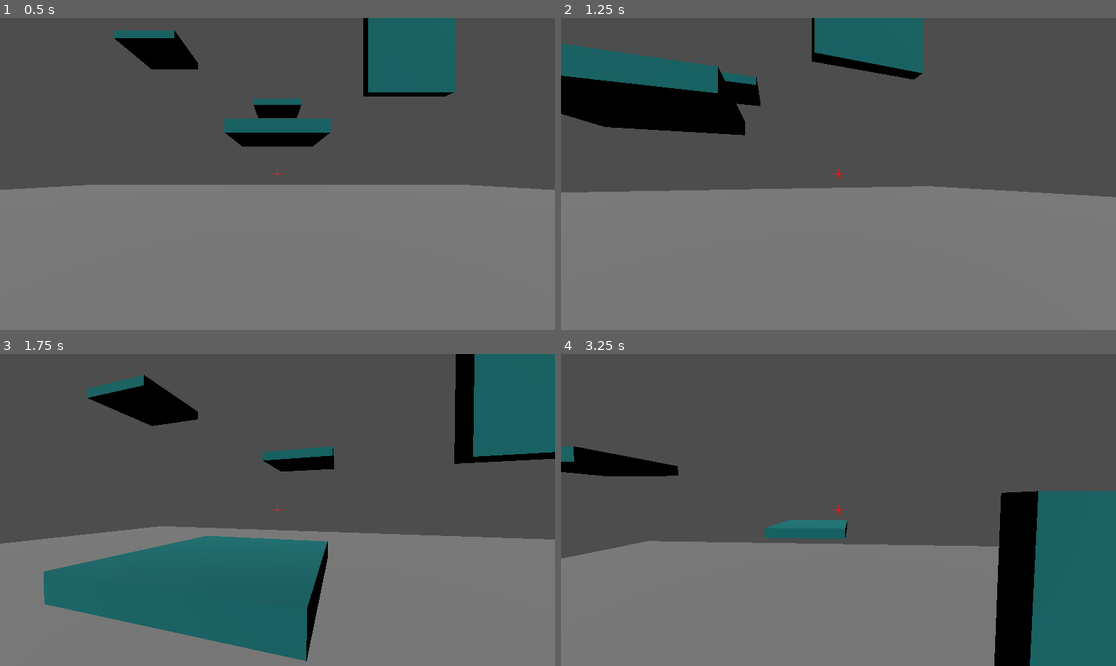
Above: before the commit, frames 1-4 (two rows, left to right).
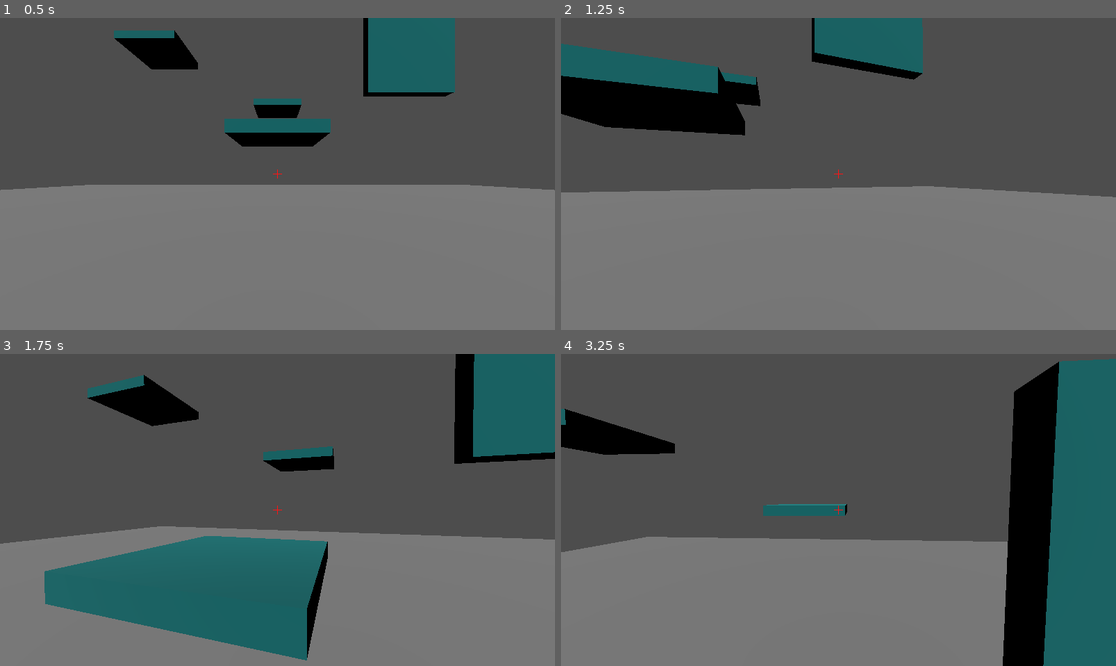
Above: after the commit, the same moments.

Repository: Mastermori/ClownEscape
Game: Godot game, scene res://levels/jan_test.tscn
The game is run twice, just before and just after one commit, with the same random seed, the same clock (stepped at 60 frames per second) and the same inputs.
Inputs (mouse positions are in pixels of both pictures, inside the frame that each line leads up to):
- Up to frame 1 (0.5 s): no input
- Up to frame 2 (1.25 s): tap Enter (ui_accept) at 0.5 s; move the mouse to (866, 174) at 0.52 s; hold W (forward) from 0.53 s (still down); hold Shift (dash) from 0.53 s (still down); tap Space (jump) at 0.77 s
- Up to frame 3 (1.75 s): keep holding W (forward); move the mouse to (249, 510) at 1.27 s; release Shift (dash) at 1.28 s; tap Shift (dash) at 1.35 s; tap Space (jump) at 1.52 s
- Up to frame 4 (3.25 s): keep holding W (forward); move the mouse to (849, 503) at 2.02 s; hold F 2.03-2.78 s; tap Shift (dash) at 2.3, 3.05 s; move the mouse to (832, 516) at 2.77 s; tap O at 2.85 s; tap Space (jump) at 3.02 s

Frame 1 is identical in both runs. In frame 2, less than 0.1% of the frame differs, in the area x 0-66%, y 0-55%; in frame 3, 0.2%; in frame 4, 15%, in the area x 0-100%, y 1-100%.

Commit message:
added play_sound_at method to global

Diff:
--- a/globals/global.gd
+++ b/globals/global.gd
@@ -1,11 +1,16 @@
 extends Node
 
 
-# Called when the node enters the scene tree for the first time.
-func _ready():
-	pass # Replace with function body.
+var player: Player
+var level: Level
 
 
-# Called every frame. 'delta' is the elapsed time since the previous frame.
-func _process(delta):
-	pass
+func play_sound_at(sound: AudioStream, position: Vector3, max_distance = 0.0, volume: float = 0.0, pitch: float = 0.0):
+	var audio_player: AudioStreamPlayer3D = AudioStreamPlayer3D.new()
+	audio_player.stream = sound
+	audio_player.autoplay = true
+	audio_player.volume_db = volume
+	audio_player.pitch_scale = pitch
+	audio_player.max_distance = max_distance
+	audio_player.finished.connect(audio_player.queue_free)
+	level.sounds.add_child(audio_player)
--- a/levels/jan_test.tscn
+++ b/levels/jan_test.tscn
@@ -1,7 +1,8 @@
-[gd_scene load_steps=6 format=3 uid="uid://xag144nxhhpn"]
+[gd_scene load_steps=7 format=3 uid="uid://xag144nxhhpn"]
 
 [ext_resource type="PackedScene" uid="uid://cw6bsp01wen3g" path="res://player/player.tscn" id="1_fu36q"]
-[ext_resource type="PackedScene" uid="uid://brc6po0dmtc7p" path="res://UI/ui.tscn" id="2_t5tgh"]
+[ext_resource type="Script" path="res://levels/level.gd" id="1_px7iy"]
+[ext_resource type="PackedScene" uid="uid://brc6po0dmtc7p" path="res://ui/ui.tscn" id="2_t5tgh"]
 [ext_resource type="PackedScene" uid="uid://dqhvae1dwylm2" path="res://obstacles/bounce_pad.tscn" id="3_y6jts"]
 
 [sub_resource type="BoxMesh" id="BoxMesh_87626"]
@@ -11,6 +12,7 @@
 size = Vector3(50, 1, 50)
 
 [node name="Node3D" type="Node3D"]
+script = ExtResource("1_px7iy")
 
 [node name="DirectionalLight3D" type="DirectionalLight3D" parent="."]
 transform = Transform3D(1, 0, 0, 0, 0.770012, 0.638029, 0, -0.638029, 0.770012, 0, 6.188, -2.55951)
@@ -18,6 +20,8 @@
 directional_shadow_split_3 = 0.367
 
 [node name="Player" parent="." instance=ExtResource("1_fu36q")]
+
+[node name="UI" parent="." instance=ExtResource("2_t5tgh")]
 
 [node name="StaticBody3D" type="StaticBody3D" parent="."]
 transform = Transform3D(1, 0, 0, 0, 1, 0, 0, 0, 1, 0, -2.35126, -2.71714)
@@ -29,22 +33,24 @@
 [node name="CollisionShape3D" type="CollisionShape3D" parent="StaticBody3D"]
 shape = SubResource("BoxShape3D_d470f")
 
-[node name="UI" parent="." instance=ExtResource("2_t5tgh")]
+[node name="Sounds" type="Node3D" parent="."]
 
-[node name="BouncePad" parent="." instance=ExtResource("3_y6jts")]
+[node name="Obstacles" type="Node3D" parent="."]
+
+[node name="BouncePad" parent="Obstacles" instance=ExtResource("3_y6jts")]
 transform = Transform3D(1, 0, 0, 0, 1, 0, 0, 0, 1, 0, 0.499077, -4.81259)
 
-[node name="BouncePad2" parent="." instance=ExtResource("3_y6jts")]
+[node name="BouncePad2" parent="Obstacles" instance=ExtResource("3_y6jts")]
 transform = Transform3D(1, 0, 0, 0, 1, 0, 0, 0, 1, 0, 2.61407, -9.51311)
 
-[node name="BouncePad3" parent="." instance=ExtResource("3_y6jts")]
+[node name="BouncePad3" parent="Obstacles" instance=ExtResource("3_y6jts")]
 transform = Transform3D(1, 0, 0, 0, 1, 0, 0, 0, 1, -4.38841, 4.19205, -7.69248)
 
-[node name="BouncePad4" parent="." instance=ExtResource("3_y6jts")]
+[node name="BouncePad4" parent="Obstacles" instance=ExtResource("3_y6jts")]
 transform = Transform3D(1, 0, 0, 0, 1, 0, 0, 0, 1, 0, 6.8301, -0.648405)
 
-[node name="BouncePad5" parent="." instance=ExtResource("3_y6jts")]
+[node name="BouncePad5" parent="Obstacles" instance=ExtResource("3_y6jts")]
 transform = Transform3D(1, 0, 0, 0, 1, 0, 0, 0, 1, 7.03679, 9.17269, -8.09347)
 
-[node name="BouncePad6" parent="." instance=ExtResource("3_y6jts")]
+[node name="BouncePad6" parent="Obstacles" instance=ExtResource("3_y6jts")]
 transform = Transform3D(1, 0, 0, 0, -4.37114e-08, -1, 0, 1, -4.37114e-08, 3.08647, 2.48113, -4.81259)
--- /dev/null
+++ b/levels/level.gd
@@ -0,0 +1,10 @@
+class_name Level
+extends Node3D
+
+
+@onready var sounds = $Sounds
+
+
+# Called when the node enters the scene tree for the first time.
+func _ready():
+	Global.level = self
--- a/levels/level_base.tscn
+++ b/levels/level_base.tscn
@@ -1,3 +1,8 @@
-[gd_scene format=3 uid="uid://djrtvtl4opjyd"]
+[gd_scene load_steps=2 format=3 uid="uid://djrtvtl4opjyd"]
+
+[ext_resource type="Script" path="res://levels/level.gd" id="1_6vht8"]
 
 [node name="LevelBase" type="Node3D"]
+script = ExtResource("1_6vht8")
+
+[node name="Sounds" type="Node3D" parent="."]
--- a/obstacles/bounce_pad.gd
+++ b/obstacles/bounce_pad.gd
@@ -18,7 +18,7 @@
 	countdown = move_toward(countdown, 0, delta)
 
 # Called by the player object when a collision with the platform has been detected.
-func collide_with_player(player, collision):
+func collide_with_player(player: Player, collision: KinematicCollision3D):
 	if countdown > 0:
 		return
 	player.velocity += collision.get_normal() * bounce_velocity
--- a/player/player.gd
+++ b/player/player.gd
@@ -1,3 +1,4 @@
+class_name Player
 extends CharacterBody3D
 
 
@@ -18,6 +19,7 @@
 func _ready():
 	camera = $Camera3D
 	Input.mouse_mode = Input.MOUSE_MODE_CAPTURED
+	Global.player = self
 
 func _physics_process(delta):
 	# Add the gravity.
@@ -46,8 +48,8 @@
 		# We can use one of these two transforms. The camera transform would dash EXACTLY where we are looking.
 		# However it needs to be limited since it can otherwise be used to fly.
 		# The vanilla transform only accelerates horizontally but can thus be used much more freely.
-		velocity -= camera.global_transform.basis.z * DASH_VELOCITY
-		#velocity -= transform.basis.z * DASH_VELOCITY
+		#velocity -= camera.global_transform.basis.z * DASH_VELOCITY
+		velocity -= transform.basis.z * DASH_VELOCITY
 
 	# Here we finally process the movement. We use move_and_slide since we want to slide along surfaces.
 	# Additionally it allows for easy detection of whether we are grounded.
@@ -56,7 +58,7 @@
 	# But that's something that'll probably never happen so we take the faster approach. No writing new code.
 	move_and_slide()
 	for i in get_slide_collision_count():
-		var collision = get_slide_collision(i)
+		var collision: KinematicCollision3D = get_slide_collision(i)
 		if collision.get_collider().has_method("collide_with_player"):
 			collision.get_collider().collide_with_player(self, collision)
 
